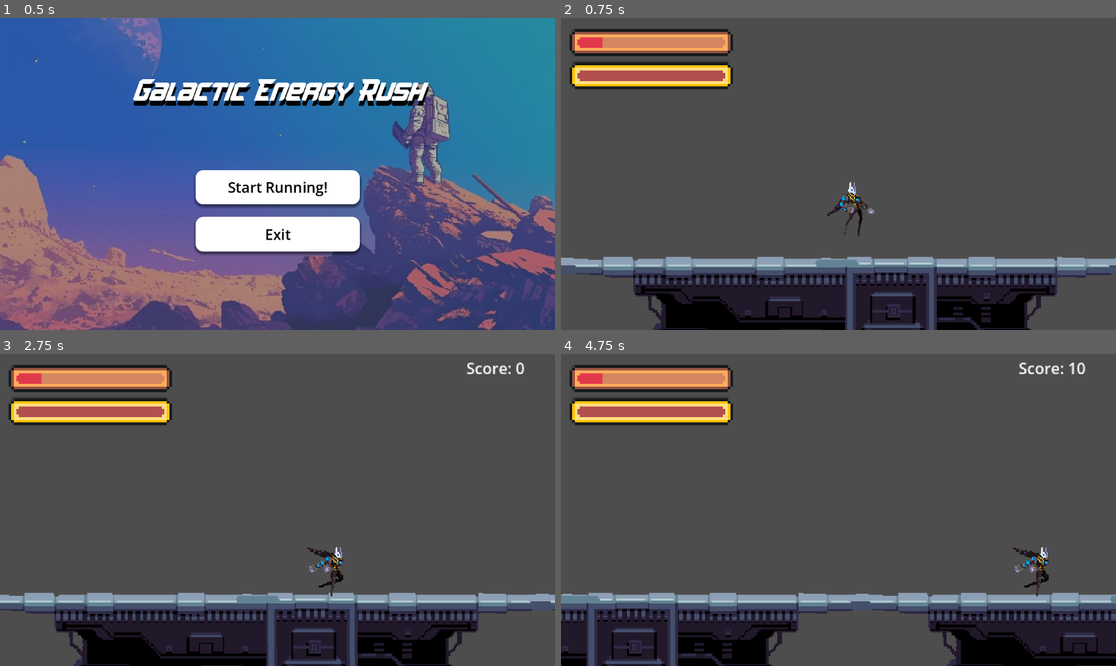
Above: before the commit, frames 1-4 (two rows, left to right).
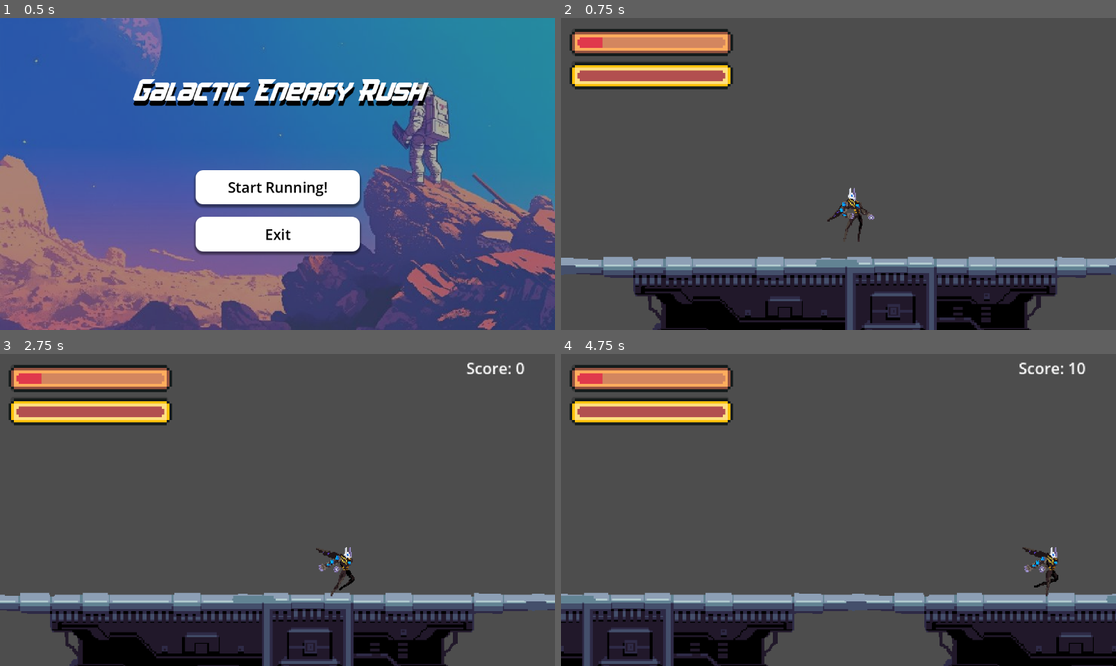
Above: after the commit, the same moments.

Repository: Mir-Shabab-Hasnat/galactic-energy-rush
Game: Godot game, scene res://scenes/main_menu.tscn
The game is run twice, just before and just after one commit, with the same random seed, the same clock (stepped at 60 frames per second) and the same inputs. The engine's default icon, where the game draws it, is replaced by a stand-in: a white triangle on a blue panel in a dark square.
Inputs:
- Up to frame 1 (0.5 s): no input
- Up to frame 2 (0.75 s): click "Start Running!" at 0.5 s
- Up to frame 3 (2.75 s): tap Enter (ui_accept) at 1.25, 1.52, 2.27 s; hold Right (ui_right) from 1.28 s (still down)
- Up to frame 4 (4.75 s): release Right (ui_right) at 2.78 s; hold Left (ui_left) 2.78-3.53 s; hold Right (ui_right) from 3.53 s (still down); tap Enter (ui_accept) at 3.77, 4.52 s

Frame 1 is identical in both runs. In frame 2, 0.4% of the frame differs, in the area x 47-57%, y 52-72%; in frame 3, 5.5%; in frame 4, 5.6%, in the area x 0-100%, y 61-100%.

Commit message:
when player dies, resets

Diff:
--- a/scenes/main_menu.tscn
+++ b/scenes/main_menu.tscn
@@ -124,5 +124,5 @@
 horizontal_alignment = 1
 vertical_alignment = 1
 
-[connection signal="pressed" from="VBoxContainer/StartButton" to="." method="_on_start_button_pressed"]
+[connection signal="button_down" from="VBoxContainer/StartButton" to="." method="_on_start_button_button_down"]
 [connection signal="pressed" from="VBoxContainer/ExitButton" to="." method="_on_exit_button_pressed"]
--- a/scripts/game.gd
+++ b/scripts/game.gd
@@ -125,12 +125,11 @@
 
 	if main_menu:
 		# Remove the current game scene
-		self.queue_free()
+		#var main_menu_instance = main_menu.instantiate()
+		get_tree().change_scene_to_file("res://scenes/game.tscn")
+		start_run = false
 
-		# Load and add the main menu scene
-		var main_menu_instance = main_menu.instantiate()
 
-		get_tree().root.add_child(main_menu_instance)
 		print("Loaded main menu scene.")
 	else:
 		print("Error: main_menu scene is not loaded correctly.")
--- a/scripts/main_menu.gd
+++ b/scripts/main_menu.gd
@@ -11,9 +11,13 @@
 	pass
 
 
-func _on_start_button_pressed() -> void:
-	get_tree().change_scene_to_packed(game_scene)
+
+
 
 
 func _on_exit_button_pressed() -> void:
 	get_tree().quit()
+
+
+func _on_start_button_button_down() -> void:
+	get_tree().change_scene_to_packed(game_scene)
